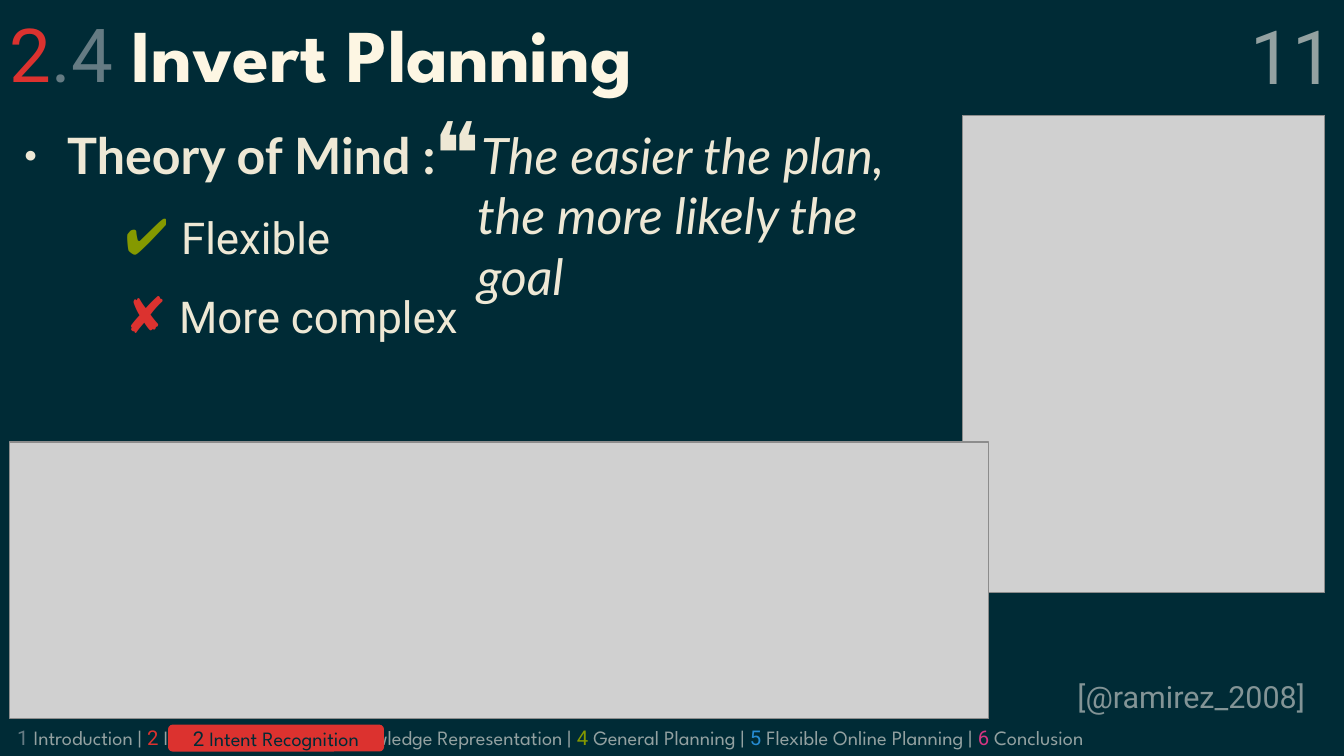
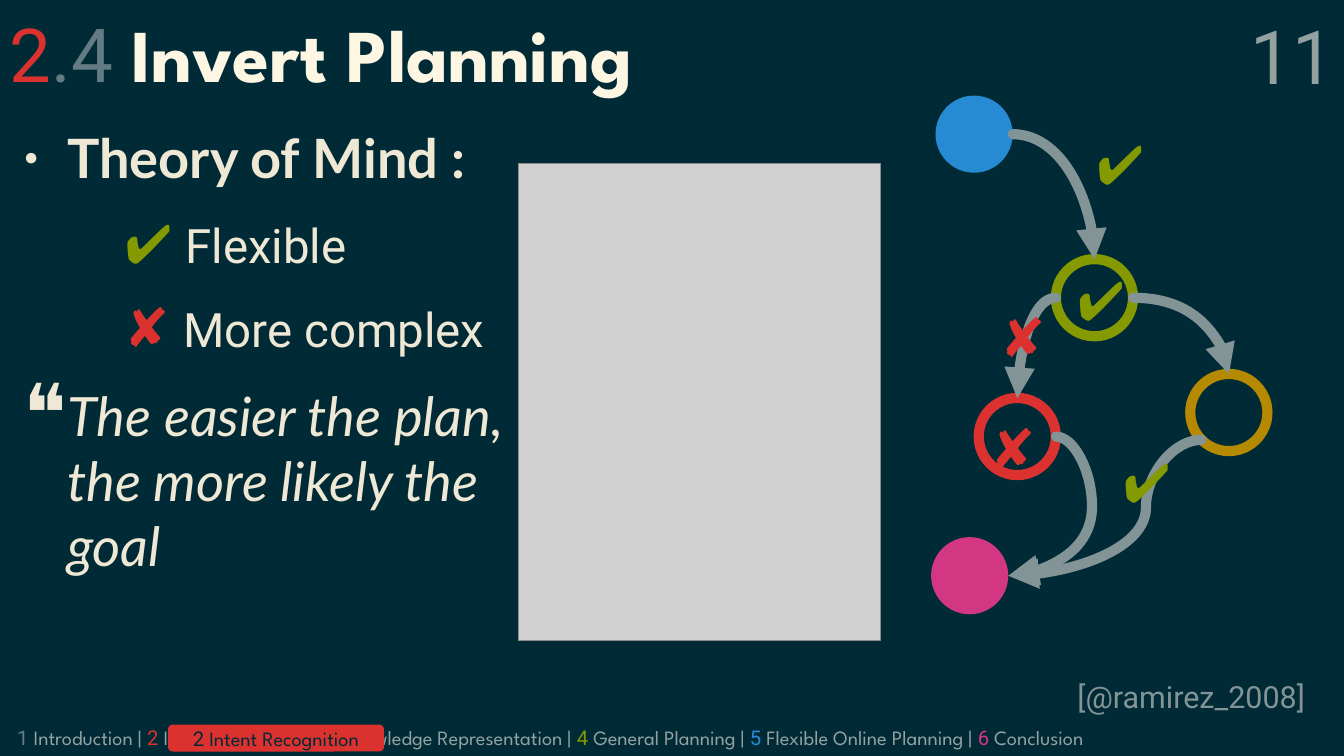
Before and after one commit to grea09/gennio, a slide deck: slide 11 of doc/defense.odp. Drawn at 1344x756 pixels with LibreOffice and Linux fonts; fonts in the diff are those of the drawing; grey boxes stand for pictures. Boxes give left, top, right and bottom in pixels: in the first picture for what was removed or moved away, otherwise in the second. Text is boxed around its words. In the diff, an @@ line names an element or a change of style, - is before the commit and + after.

```diff
--- a/doc/defense.odp
+++ b/doc/defense.odp
@@ ellipse added at (x1=935, y1=95, x2=1012, y2=172), fill #268BD2 @@
@@ text "Theory of Mind :" moved from (x1=477, y1=137, x2=884, y2=304) to (x1=67, y1=137, x2=503, y2=576) @@
@@ text at (x1=67, y1=137, x2=484, y2=357): paragraphs added @@
+● Theory of Mind :
+  ✔ Flexible
+  ✘ More complex
@@ text removed at (x1=67, y1=136, x2=458, y2=342) @@
-● Theory of Mind :
-  ✔ Flexible
-  ✘ More complex
@@ curved arrow added from (1013, 134) to (1095, 260), #839496 6.01 pt @@
@@ text added at (x1=1085, y1=124, x2=1155, y2=210), 32 pt, text #859900 @@
+✔
@@ picture moved from (x1=963, y1=115, x2=1326, y2=593) to (x1=518, y1=163, x2=881, y2=642) @@
@@ ellipse added at (x1=1056, y1=260, x2=1133, y2=337), outline #859900 6.01 pt @@
@@ text added at (x1=1066, y1=260, x2=1135, y2=345), 32 pt, text #859900 @@
+✔
@@ text added at (x1=989, y1=298, x2=1059, y2=383), 32 pt, text #DC322F, bold @@
+✘
@@ curved arrow added from (1056, 298) to (1017, 398), #839496 6.01 pt @@
@@ curved arrow added from (1133, 298) to (1229, 374), #839496 6.01 pt @@
@@ ellipse added at (x1=1190, y1=374, x2=1267, y2=451), outline #B58900 6.01 pt @@
@@ text at (x1=67, y1=396, x2=503, y2=576): size 29.6 to 32 pt in "The easier the plan, the more likely ..." @@
@@ ellipse added at (x1=979, y1=398, x2=1056, y2=474), outline #DC322F 6.01 pt @@
@@ text added at (x1=979, y1=409, x2=1049, y2=494), 32 pt, text #DC322F, bold @@
+✘
@@ picture removed at (x1=10, y1=443, x2=989, y2=720) @@
@@ curved arrow added from (1056, 437) to (1009, 576), #839496 6.01 pt @@
@@ curved arrow added from (1203, 440) to (1009, 576), #839496 6.01 pt @@
@@ text added at (x1=1111, y1=443, x2=1181, y2=528), 32 pt, text #859900 @@
+✔
@@ ellipse added at (x1=932, y1=538, x2=1009, y2=615), fill #D33682 @@
```
Also in this commit, not shown: 3 other slides changed, 2 slides removed, 3 other files.
